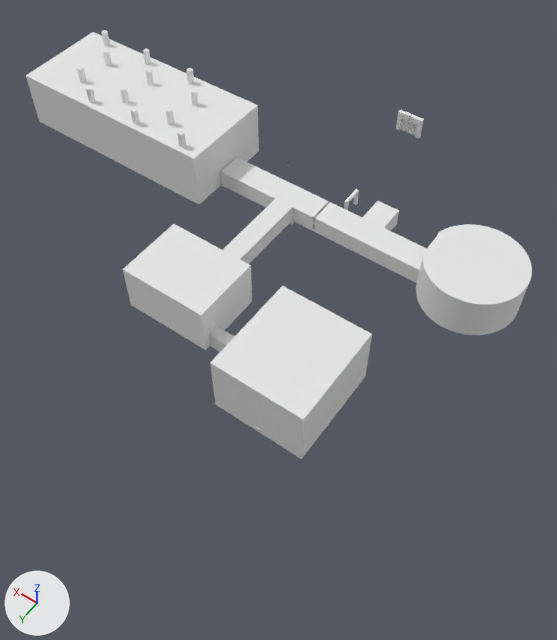
The Blender file Assets/Scenes/Asylum.blend: old version first, new version second.
Camera for both pictures: a 50 mm camera at (-42.9, 87.7, 97.9) aimed at (3.4, 22.9, -3.8). Arrows for +X, +Y and +Z are at lower left; the lights stay in place.

The older version as bpy lines, for what is in view:
```python
me_cube_007 = bpy.data.meshes.new('Cube.007')
me_cube_007.from_pydata(...)  # 20 vertices, 13 faces; spans x -13.5..8.5, y 13.2..25.6, z -2.2..7.4
me_cube_007.materials.append(mat_material)  # its picture is missing
me_cube_021 = bpy.data.meshes.new('Cube.021')
me_cube_021.from_pydata(...)  # 20 vertices, 17 faces; spans x -10.6..7.5, y -4.8..12.7, z -2.3..8.7
me_cube_021.materials.append(mat_wall1_png)  # its picture is missing
me_cylinder_001 = bpy.data.meshes.new('Cylinder.001')
me_cylinder_001.from_pydata(...)  # 135 vertices, 66 faces; spans x -1.0..0.96, y -1.0..1.0, z -1.0..-0.09
me_cylinder_001.materials.append(mat_brick_online__jpg)  # its picture is missing
ob_cube_004 = bpy.data.objects.new('Cube.004', me_cube_007)
ob_cube_004.location = (15.6, 10.3, -0.2)
ob_cube_014 = bpy.data.objects.new('Cube.014', me_cube_021)
ob_cube_014.location = (-4.2, 30.0, 0.1)
ob_cylinder_001 = bpy.data.objects.new('Cylinder.001', me_cylinder_001)
ob_cylinder_001.location = (-20.2, 1.3, 6.9)
ob_cylinder_001.scale = (8.61, 8.61, 8.61)
# also in view: 'Cube.001' at (-1.8, -1.0, -0.4); 'Cube.005' at (51.3, 1.3, 3.6); 'Cube.002' at (15.6, 13.9, 0.0); 'Cube.003' at (20.5, 1.7, -0.1)
```
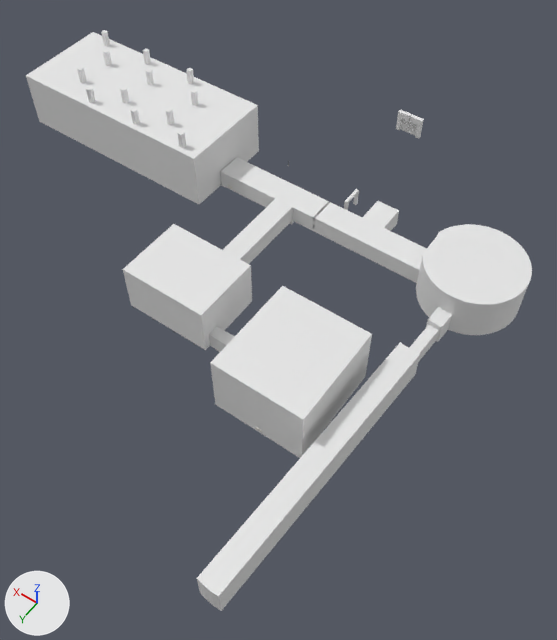
What differs and where, as boxes [x1, y1, x2, y2] in the pictures (557 x 640 px):
'Cylinder.001', reshaped (187% wider, 246% taller)
    before: [416, 224, 532, 335]
    after: [197, 224, 532, 611]
part 1 of me_cylinder_001, built on
    before: [427, 297, 456, 330]
    after: [197, 297, 456, 611]

The change, as a list of edits to the scene's bpy script:
```text
Change me_cylinder_001:
    used by ob_cylinder_001; location = (-20.2, 1.3, 6.9); scale = (8.61, 8.61, 8.61)
    remove me_cylinder_001.from_pydata(...)  # 135 vertices, 66 faces; spans x -1.0..0.96, y -1.0..1.0, z -1.0..-0.09
    add me_cylinder_001.from_pydata(...)  # 234 vertices, 164 faces; spans x -1.0..0.96, y -1.0..7.56, z -1.01..-0.09
    me_cylinder_001 part 1
    60 faces are deleted
    34 vertices are added at x -0.1..0.32, y 1.35..7.56, z -1.01..-0.37
    59 new vertices lie (0.0, 0.0, -0.45) away from vertices in x -1.0..0.96, y -1.0..1.0, z -0.09
    6 new vertices lie (0.26, 5.32, 0.0) away from vertices in x -0.1..0.32, y 2.22..2.24, z -1.01..-0.37
    158 new faces join them
```
